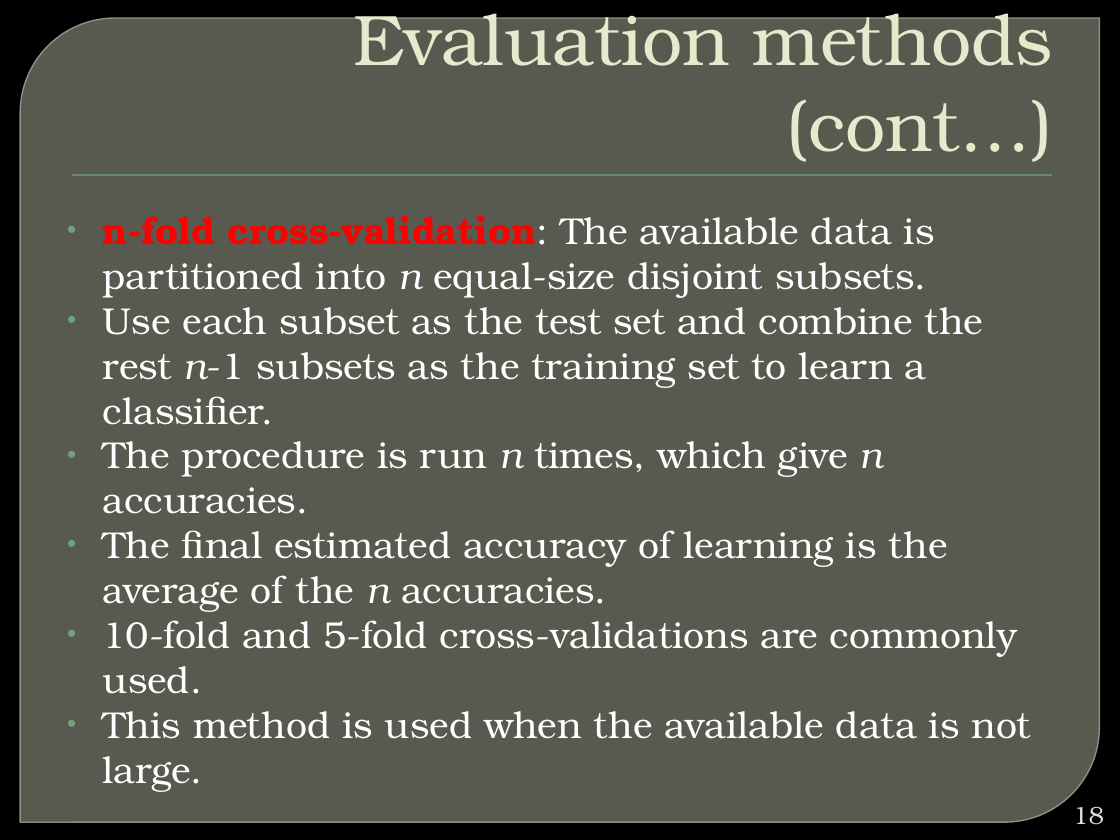
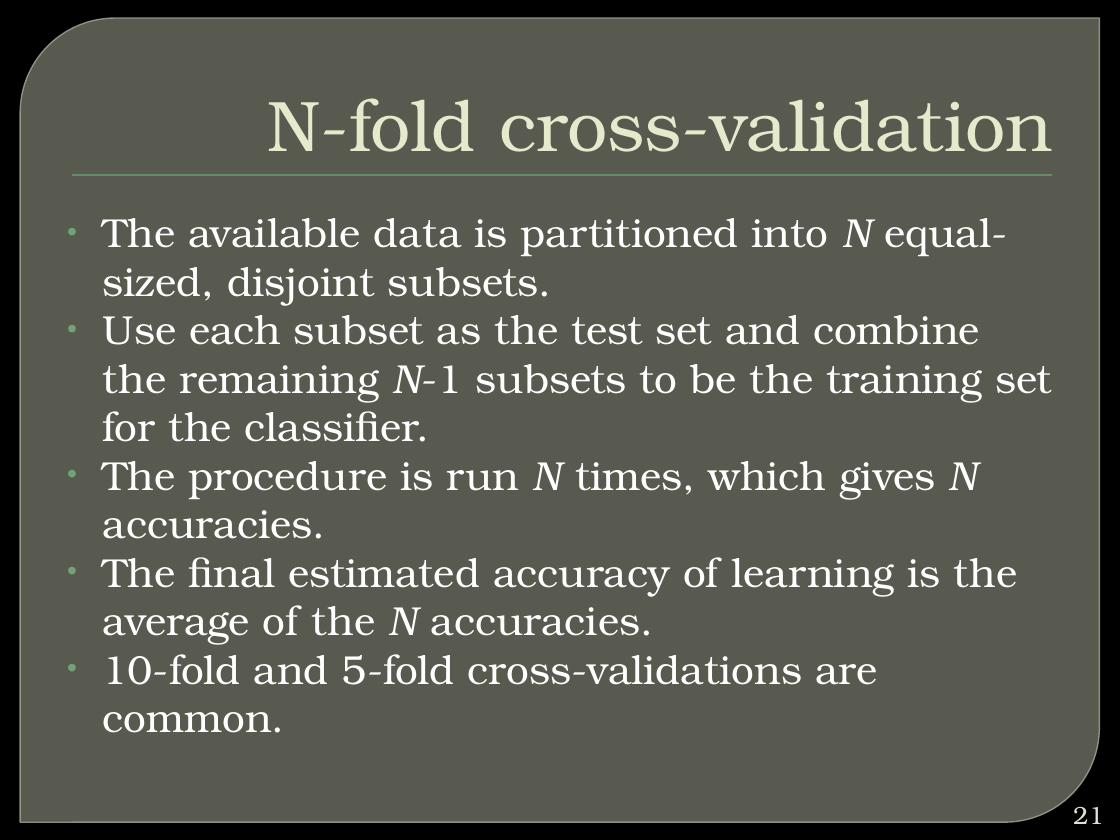
Before and after one commit to winteram/BIA660-2013S, a slide deck: slide 21 of course_docs/20130423/MLclassification.pptx (slide 18 before the commit). Drawn at 1120x840 pixels with LibreOffice and Linux fonts; fonts in the diff are those of the drawing; background and template pictures are left out. Boxes give left, top, right and bottom in pixels: in the first picture for what was removed or moved away, otherwise in the second. Text is boxed around its words. In the diff, an @@ line names an element or a change of style, - is before the commit and + after.

Commit message:
updated slides

```diff
--- a/course_docs/20130423/MLclassification.pptx
+++ b/course_docs/20130423/MLclassification.pptx
@@ title at box(268, 98, 1053, 152): text changed @@
-Evaluation methods (cont…)
+N-fold cross-validation
@@ text at box(103, 218, 1051, 733): text changed; size 24.1 to 26 pt @@
-• n-fold cross-validation: The available data is partitioned into n equal-size disjoint subsets.
-• Use each subset as the test set and combine the rest n-1 subsets as the training set to learn a classifier.
-• The procedure is run n times, which give n accuracies.
-• The final estimated accuracy of learning is the average of the n accuracies.
-• 10-fold and 5-fold cross-validations are commonly used.
-• This method is used when the available data is not large.
+• The available data is partitioned into N equal-sized, disjoint subsets.
+• Use each subset as the test set and combine the remaining N-1 subsets to be the training set for the classifier.
+• The procedure is run N times, which gives N accuracies.
+• The final estimated accuracy of learning is the average of the N accuracies.
+• 10-fold and 5-fold cross-validations are common.
@@ page number at box(1073, 806, 1104, 824): text changed @@
-18
+21
```
Also in this commit, not shown: 38 other slides changed, 22 slides added, 7 slides removed.
